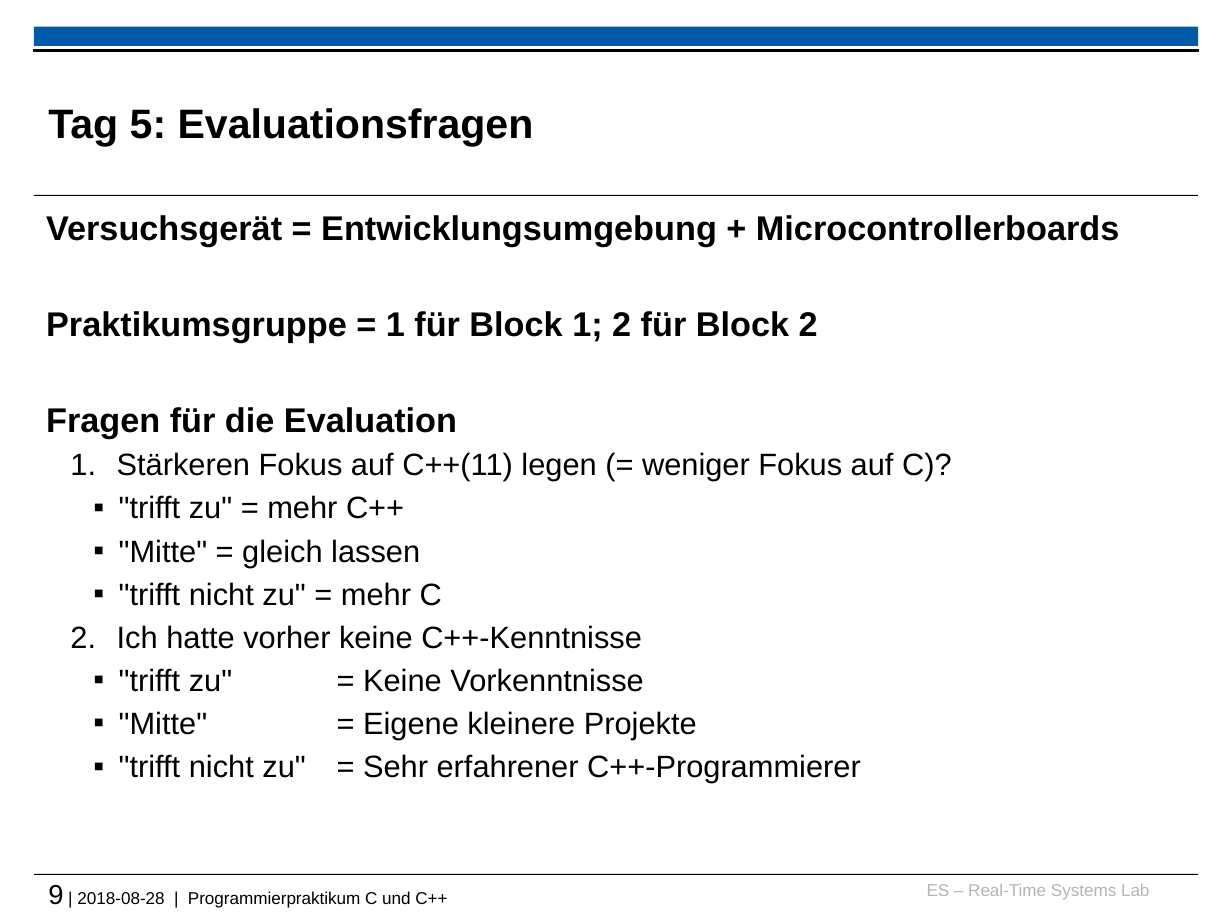
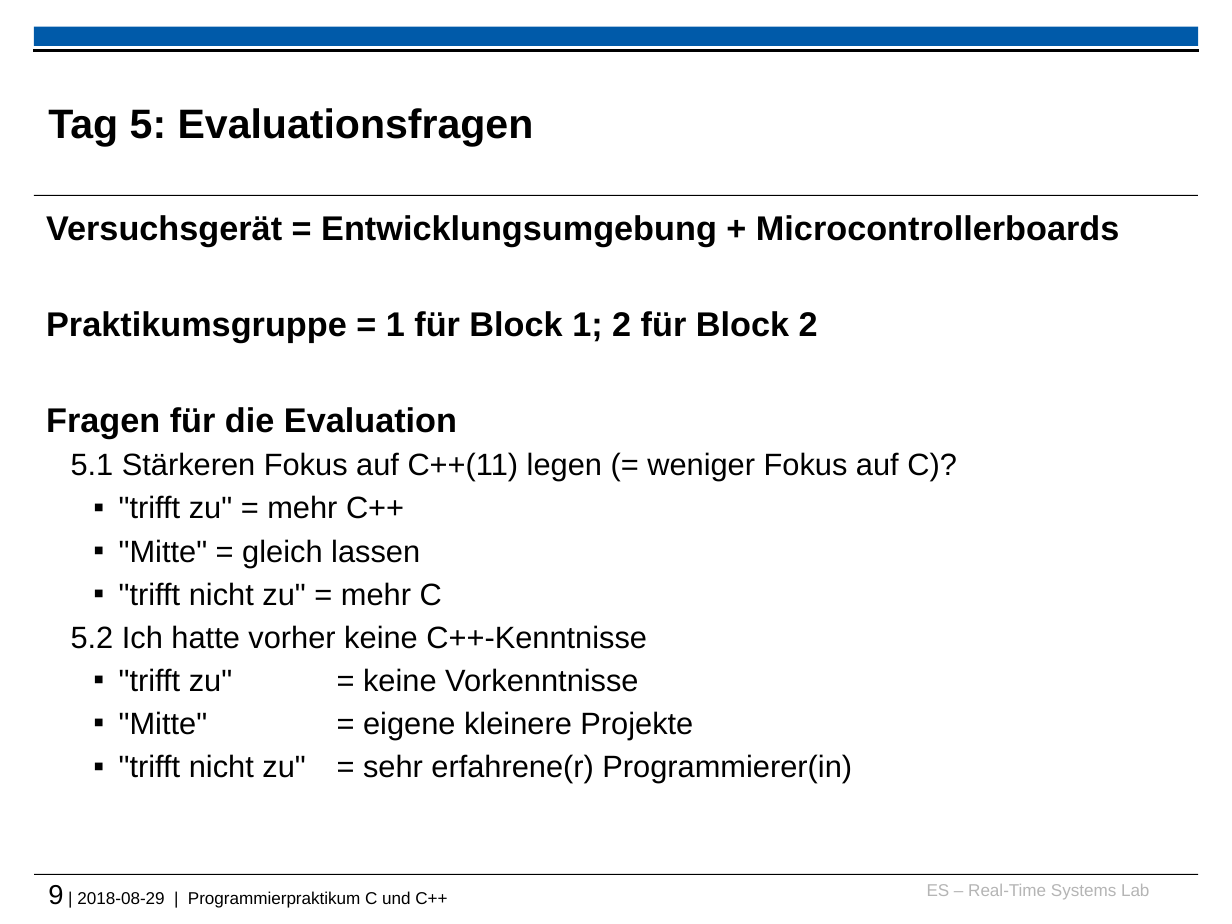
Before and after one commit to Gafielt/tud-cppp, a slide deck: slide 9 of 2018/recap_and_warmup_slides.pptx. Drawn at 1232x924 pixels with LibreOffice and Linux fonts; fonts in the diff are those of the drawing; background and template pictures are left out. Boxes give left, top, right and bottom in pixels: in the first picture for what was removed or moved away, otherwise in the second. Text is boxed around its words. In the diff, an @@ line names an element or a change of style, - is before the commit and + after.

Commit message:
Add docu to C files and update evaluation slide

```diff
--- a/2018/recap_and_warmup_slides.pptx
+++ b/2018/recap_and_warmup_slides.pptx
@@ text at [71,452,957,481]: text changed @@
-  1. Stärkeren Fokus auf C++(11) legen (= weniger Fokus auf C)?
+  5.1 Stärkeren Fokus auf C++(11) legen (= weniger Fokus auf C)?
@@ text at [71,625,852,783]: text changed @@
-  2. Ich hatte vorher keine C++-Kenntnisse
-    ▪ "trifft zu" = Keine Vorkenntnisse
-    ▪ "Mitte" = Eigene kleinere Projekte
-    ▪ "trifft nicht zu" = Sehr erfahrener C++-Programmierer
+  5.2 Ich hatte vorher keine C++-Kenntnisse
+    ▪ "trifft zu" = keine Vorkenntnisse
+    ▪ "Mitte" = eigene kleinere Projekte
+    ▪ "trifft nicht zu" = sehr erfahrene(r) Programmierer(in)
@@ text at [48,885,447,908]: text changed @@
-9 | 2018-08-28 | Programmierpraktikum C und C++
+9 | 2018-08-29 | Programmierpraktikum C und C++
```
Also in this commit, not shown: 5 other files.
